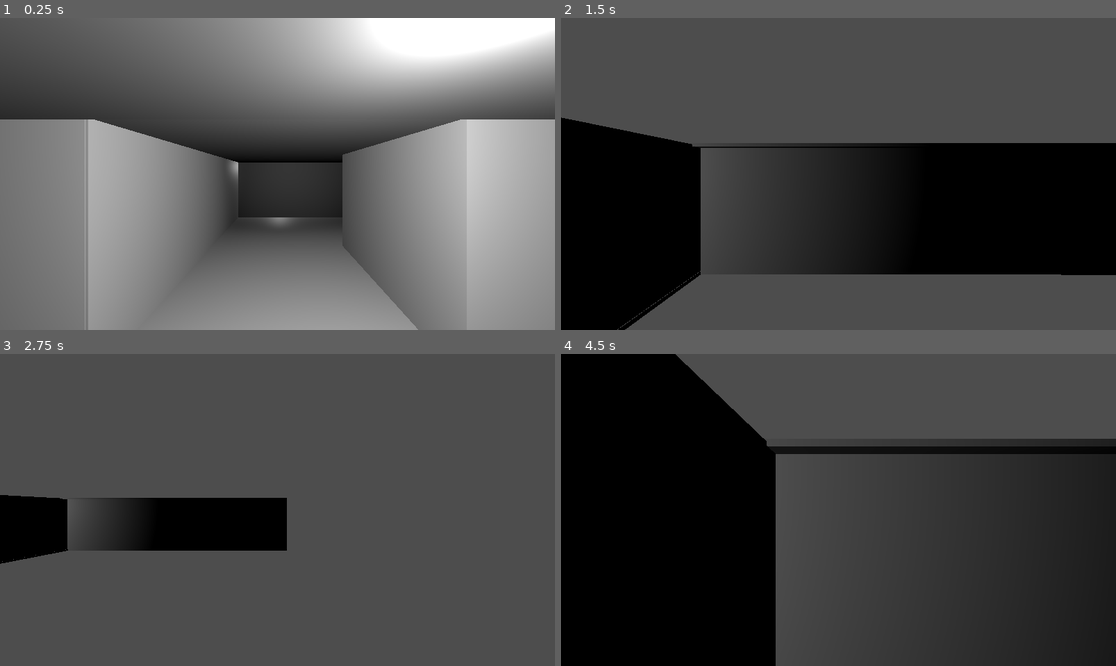
Above: before the commit, frames 1-4 (two rows, left to right).
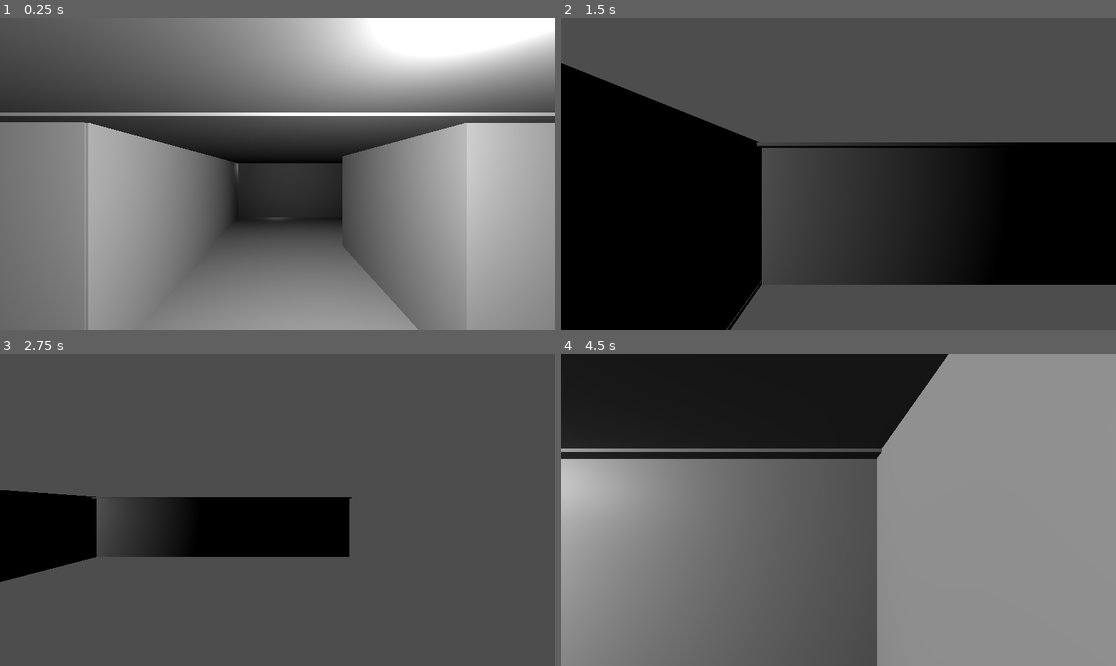
Above: after the commit, the same moments.

Repository: Patyszoon/The-White-Room-in-Godot
Game: Godot game, scene res://scena2.tscn
Two runs of this game, one before a commit and one after it. Both use one fixed random seed, a clock stepped at 60 frames per second and the inputs below.
Inputs:
- Up to frame 1 (0.25 s): no input
- Up to frame 2 (1.5 s): tap Enter at 0.5 s; hold D (move_right) 0.53-1.28 s; hold S (move_down) from 1.28 s (still down)
- Up to frame 3 (2.75 s): release S (move_down) at 2.03 s; hold D (move_right) from 2.03 s (still down)
- Up to frame 4 (4.5 s): release D (move_right) at 2.78 s; hold W (move_up) 2.78-3.53 s; hold A (move_left) from 3.53 s (still down)

The runs differ from the first frame. In frame 1, 2.4% of the frame differs, in the area x 0-100%, y 30-68%; in frame 2, 17%; in frame 3, 6.6%; in frame 4, 83%, in the area x 0-100%, y 0-100%.

Commit message:
Add files via upload

Diff:
--- a/Skrypty/skrypt.gd
+++ b/Skrypty/skrypt.gd
@@ -1,6 +1,6 @@
 extends CharacterBody3D
 
-@export var speed = 12
+@export var speed = 10
 
 var target_velocity = Vector3.ZERO
 
--- a/scena2.tscn
+++ b/scena2.tscn
@@ -9,6 +9,7 @@
 [ext_resource type="PackedScene" uid="uid://b0j0rt8i5nolu" path="res://Sciany3_podloga.glb" id="7_it2tr"]
 
 [node name="Node3D" type="Node3D"]
+transform = Transform3D(1, 0, 0, 0, 1, 0, 0, 0, 1, 0.0697861, 1.90735e-06, -0.0323982)
 
 [node name="Ściany" type="Node3D" parent="."]
 transform = Transform3D(4400, 0, 0, 0, 35.565, 0, 0, 0, 4416.46, -1.9245, 0.275296, -17.6216)
@@ -344,7 +345,7 @@
 transform = Transform3D(-4.37114e-08, 0, -1, 0, 1, 0, 1, 0, -4.37114e-08, -7.89622, 0, -37.657)
 
 [node name="Podloga27" parent="." instance=ExtResource("2_dyptl")]
-transform = Transform3D(9.97, 0, 0, 0, 1, 0, 0, 0, 9.97, -2.02245, 2.77847, -19.6583)
+transform = Transform3D(9.97, 0, 0, 0, 1, 0, 0, 0, 9.97, -2.02245, 2.72916, -19.6583)
 
 [node name="Podloga28" parent="." instance=ExtResource("2_dyptl")]
 transform = Transform3D(1, 0, 0, 0, 1, 0, 0, 0, 1, -3.95637, 2.76099, -41.5887)
@@ -353,7 +354,7 @@
 transform = Transform3D(3, 0, 0, 0, 1, 0, 0, 0, 1, -0.0459805, 2.7573, 2.01147)
 
 [node name="OmniLight3D" type="OmniLight3D" parent="."]
-transform = Transform3D(1, 0, 0, 0, 1, 0, 0, 0, 1, 0.164064, 2.78975, -13.8728)
+transform = Transform3D(1, 0, 0, 0, 1, 0, 0, 0, 1, -0.058423, 2.78975, -15.3901)
 light_energy = 1.579
 light_indirect_energy = 4.437
 omni_range = 8.97318
@@ -371,7 +372,7 @@
 omni_range = 7.66
 
 [node name="OmniLight3D4" type="OmniLight3D" parent="."]
-transform = Transform3D(1, 0, 0, 0, 1, 0, 0, 0, 1, 7.97445, 2.19727, -16.1046)
+transform = Transform3D(1, 0, 0, 0, 1, 0, 0, 0, 1, 7.97445, 2.19727, -14.2468)
 light_energy = 1.579
 light_indirect_energy = 4.437
 omni_range = 7.66
@@ -395,7 +396,37 @@
 omni_range = 7.86803
 
 [node name="OmniLight3D8" type="OmniLight3D" parent="."]
-transform = Transform3D(1, 0, 0, 0, 1, 0, 0, 0, 1, -14.1133, 2.78975, -23.7085)
+transform = Transform3D(1, 0, 0, 0, 1, 0, 0, 0, 1, -15.0788, 2.78975, -25.4718)
 light_energy = 1.579
 light_indirect_energy = 4.437
 omni_range = 10.022
+
+[node name="OmniLight3D9" type="OmniLight3D" parent="."]
+transform = Transform3D(1, 0, 0, 0, 1, 0, 0, 0, 1, 10.7556, 2.77459, -27.3966)
+light_energy = 1.579
+light_indirect_energy = 4.437
+omni_range = 7.66
+
+[node name="OmniLight3D10" type="OmniLight3D" parent="."]
+transform = Transform3D(1, 0, 0, 0, 1, 0, 0, 0, 1, -0.0370283, 2.77459, -26.0785)
+light_energy = 1.579
+light_indirect_energy = 4.437
+omni_range = 7.66
+
+[node name="OmniLight3D11" type="OmniLight3D" parent="."]
+transform = Transform3D(1, 0, 0, 0, 1, 0, 0, 0, 1, 0.6584, 2.77459, -32.8764)
+light_energy = 1.579
+light_indirect_energy = 4.437
+omni_range = 7.66
+
+[node name="OmniLight3D12" type="OmniLight3D" parent="."]
+transform = Transform3D(1, 0, 0, 0, 1, 0, 0, 0, 1, -12.2298, 2.77459, -35.8315)
+light_energy = 1.579
+light_indirect_energy = 4.437
+omni_range = 8.68112
+
+[node name="OmniLight3D13" type="OmniLight3D" parent="."]
+transform = Transform3D(1, 0, 0, 0, 1, 0, 0, 0, 1, 11.2213, 2.77459, -36.5929)
+light_energy = 1.579
+light_indirect_energy = 4.437
+omni_range = 8.38176
